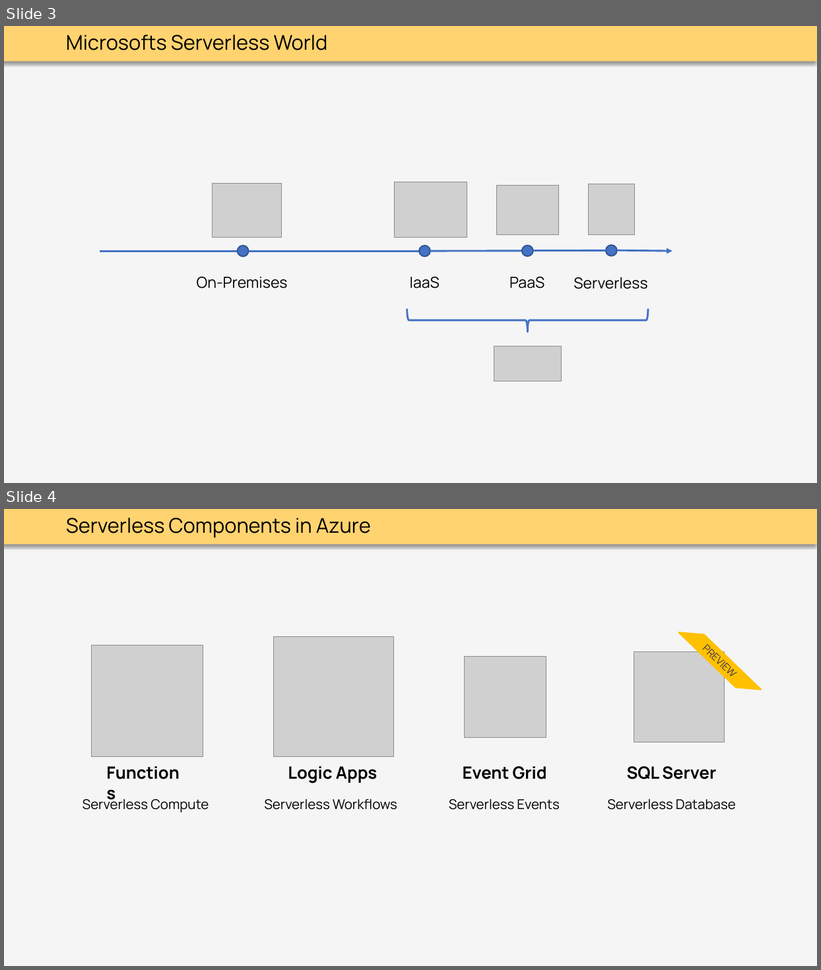
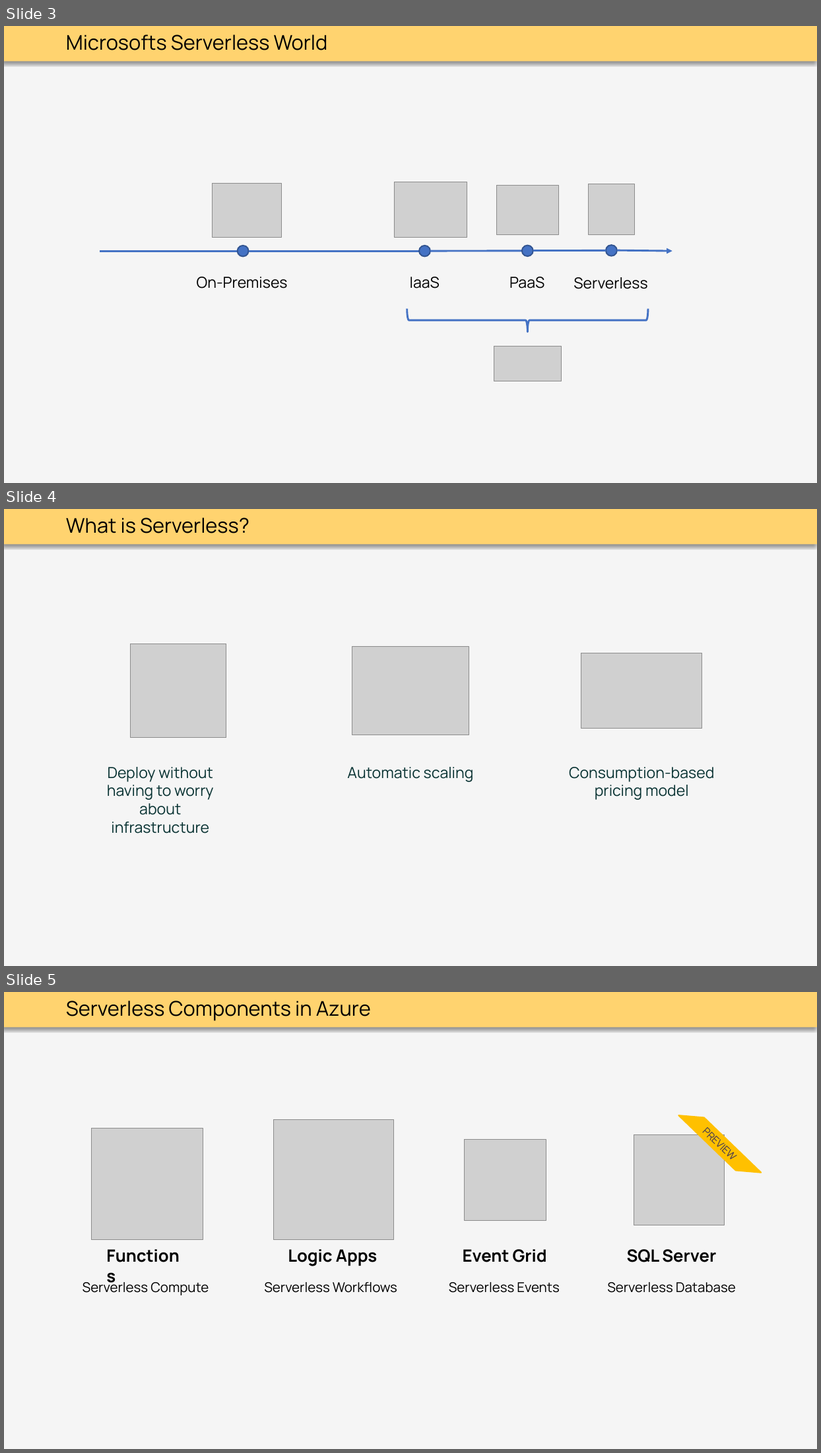
Before and after one commit to thoemmi/DurableFunctionsMeetupRosenheim, a slide deck: slides/Durable_Functions.pptx. Shown one above the other, each under a label of ours: slides 3 and 4 before the commit, slides 3, 4 and 5 after it. The pictures are 821x970 and 821x1453 pixels, drawn with LibreOffice and Linux fonts; fonts in the diff are those of the drawing; grey boxes stand for pictures. Boxes give left, top, right and bottom in pixels: in the first picture for what was removed or moved away, otherwise in the second. Text is boxed around its words. In the diff, an @@ line names an element or a change of style, - is before the commit and + after.

Commit message:
update slides

```diff
--- a/slides/Durable_Functions.pptx
+++ b/slides/Durable_Functions.pptx
@@ slide 4 added at (x1=4, y1=509, x2=817, y2=966), background #F5F5F5; not listed: 1 template element that a slide beside it also shows @@
@@ text added at (x1=66, y1=518, x2=250, y2=533), 24 pt, text #000000 @@
+What is Serverless?
@@ picture added at (x1=130, y1=644, x2=226, y2=738) @@
@@ picture added at (x1=352, y1=646, x2=469, y2=735) @@
@@ picture added at (x1=582, y1=654, x2=702, y2=729) @@
@@ text added at (x1=107, y1=767, x2=214, y2=834), 18 pt, text #083232 @@
+Deploy without having to worry about infrastructure
@@ text added at (x1=347, y1=767, x2=474, y2=782), 18 pt, text #083232 @@
+Automatic scaling
@@ text added at (x1=569, y1=767, x2=714, y2=800), 18 pt, text #083232 @@
+Consumption-based pricing model
@@ what was slide 4 is now slide 5 @@
```
